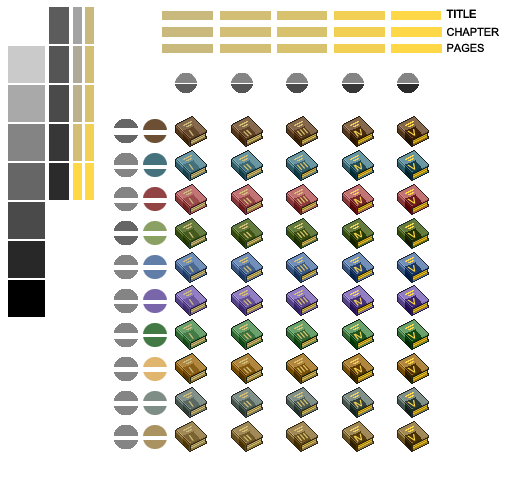
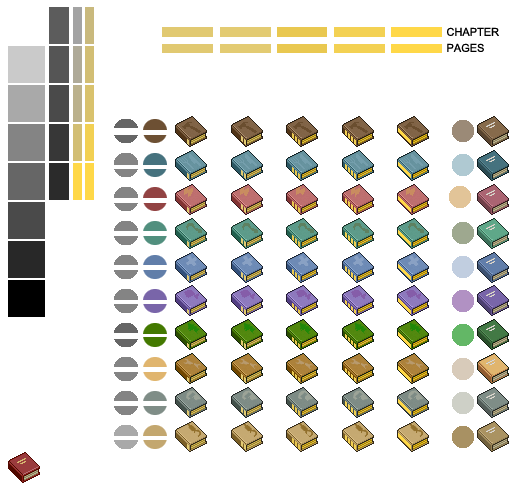
Revision of a layered 511px x 487px image; what changed, layer by layer:
added group "Design 2" with 11 layers above "Texture Greyscale" over box(114, 9, 499, 451)
showed "logos", moved it into group "Design 2", painted on it over box(176, 119, 474, 448)
added layer "counter bars" in group "Design 2" over box(162, 27, 499, 450)
added layer "pages colorize" (1st of 2, in "Design 2") (color) in group "Design 2" over box(162, 44, 484, 449)
added layer "covers color" (1st of 2, in "Design 2") (color) in group "Design 2" over box(143, 117, 428, 450)
added layer "splash color" (1st of 2, in "Design 2") (color) in group "Design 2" over box(143, 126, 422, 451)
added group "Selective Darkening" (1st of 2, in "Design 2") with 4 layers in group "Design 2" over box(114, 73, 428, 451)
added layer "row - cover" (1st of 2, in "Design 2" › "Selective Darkening") (overlay) in group "Selective Darkening" over box(114, 117, 428, 450)
added layer "row - splash" (1st of 2, in "Design 2" › "Selective Darkening") (overlay) in group "Selective Darkening" over box(114, 126, 422, 451)
moved "og titles normal" (2nd of 2, in "Design 1") into group "Design 1", painted on it over box(162, 9, 476, 432)
moved "numerals" into group "Design 1", painted on it over box(162, 27, 499, 442)
moved "pages colorize" (2nd of 2, in "Design 1") into group "Design 1", painted on it over box(162, 44, 484, 449)
moved "covers color" (2nd of 2, in "Design 1") into group "Design 1", painted on it over box(143, 117, 428, 450)
moved "splash color" (2nd of 2, in "Design 1") into group "Design 1", painted on it over box(143, 126, 422, 451)
moved "Selective Darkening" (2nd of 2, in "Design 1") into group "Design 1" over box(114, 73, 428, 451)
showed group "backups and unused elements" (54 layers) over box(118, 49, 428, 451)
added layer "original book reference" above "bg" over box(8, 116, 509, 483)
…and 2 more changes (2 painted)
